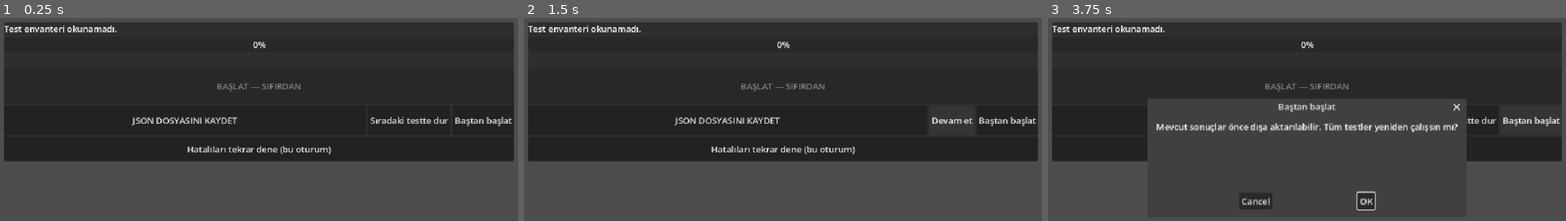
Above: before the commit, frames 1-3 (left to right).
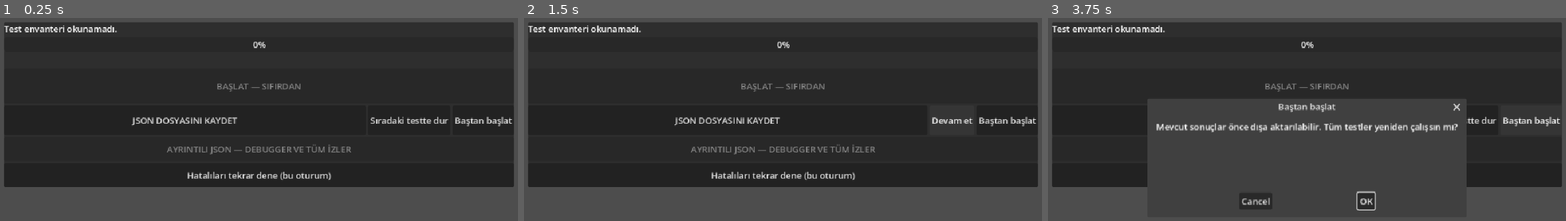
Above: after the commit, the same moments.

Repository: mehmetdem2005/FareOyunu
Game: Godot game, scene res://main.tscn
The game is run twice, just before and just after one commit, with the same random seed, the same clock (stepped at 60 frames per second) and the same inputs.
Inputs:
- Up to frame 1 (0.25 s): no input
- Up to frame 2 (1.5 s): click "JSON DOSYASINI KAYDET" at 0.5 s; click "Sıradaki testte dur" at 1.25 s
- Up to frame 3 (3.75 s): click "JSON DOSYASINI KAYDET" at 2 s; click "Devam et" at 2.75 s; click "Baştan başlat" at 3.5 s

The runs differ from the first frame. In frame 1, 13% of the frame differs, in the area x 0-100%, y 62-84%; in frame 2, 13%; in frame 3, 4.6%.

Commit message:
feat(android suite): export bounded full diagnostics and preserve retry/profile records

Diff:
--- a/tools/terraforge_android_suite/project/capture.gd
+++ b/tools/terraforge_android_suite/project/capture.gd
@@ -7,6 +7,11 @@
 var _bytes: int = 0
 var _truncated: bool = false
 var _passed: bool = false
+var _records: Array[Dictionary]=[]
+var _types: Dictionary={}
+var _record_bytes: int=0
+var _record_dropped: int=0
+var _message_dropped: int=0
 
 func begin() -> void:
     _lock.lock()
@@ -16,6 +21,11 @@
     _bytes = 0
     _truncated = false
     _passed = false
+    _records.clear()
+    _types.clear()
+    _record_bytes=0
+    _record_dropped=0
+    _message_dropped=0
     _lock.unlock()
 
 func _log_message(message: String, _error: bool) -> void:
@@ -23,25 +33,38 @@
     if _active:
         if message.strip_edges().begins_with("PASS:"):
             _passed = true
-        if _bytes + message.length() <= 8000000:
+        var bytes: int=message.to_utf8_buffer().size()
+        if _bytes + bytes <= 8000000:
             _lines.append(message)
-            _bytes += message.length()
+            _bytes += bytes
         else:
+            _message_dropped+=1
             _truncated = true
     _lock.unlock()
 
 func _log_error(function: String, file: String, line: int, code: String, rationale: String, _editor_notify: bool, error_type: int, _script_backtraces: Array[ScriptBacktrace]) -> void:
     _lock.lock()
-    if _active and error_type != 1:
-        if _errors.size() < 128:
-            _errors.append("%s:%d %s %s %s" % [file,line,function,code,rationale])
+    if _active:
+        var key: String=str(error_type)
+        _types[key]=int(_types.get(key,0))+1
+        var entry: Dictionary={"type":error_type,"function":function,"file":file,"line":line,"code":code,"rationale":rationale,"editor_notify":_editor_notify,"script_backtrace_count":_script_backtraces.size()}
+        var size: int=JSON.stringify(entry).to_utf8_buffer().size()
+        if _records.size()<512 and _record_bytes+size<=2000000:
+            _records.append(entry)
+            _record_bytes+=size
         else:
-            _truncated = true
+            _record_dropped+=1
+        # Preserve V4 pass/fail contract; warning type is retained separately.
+        if error_type!=1:
+            if _errors.size()<128:
+                _errors.append("%s:%d %s %s %s" % [file,line,function,code,rationale])
+            else:
+                _truncated=true
     _lock.unlock()
 
 func take() -> Dictionary:
     _lock.lock()
     _active = false
-    var data := {"messages": _lines.duplicate(), "errors": _errors.duplicate(), "pass_marker": _passed, "truncated": _truncated}
+    var data := {"messages": _lines.duplicate(), "errors": _errors.duplicate(), "pass_marker": _passed, "truncated": _truncated,"diagnostics":_records.duplicate(true),"error_type_counts":_types.duplicate(),"diagnostic_dropped":_record_dropped,"message_dropped":_message_dropped}
     _lock.unlock()
     return data
--- a/tools/terraforge_android_suite/project/project.godot
+++ b/tools/terraforge_android_suite/project/project.godot
@@ -1,10 +1,10 @@
 config_version=5
 [application]
-config/name="TerraForge Android Test V4 Manual"
+config/name="TerraForge Android Test V5 Diagnostics"
 run/main_scene="res://main.tscn"
 boot_splash/show_image=false
 config/use_custom_user_dir=true
-config/custom_user_dir_name="TerraForge_Android_Test_V4_Manual"
+config/custom_user_dir_name="TerraForge_Android_Test_V5_Diagnostics"
 [display]
 window/size/viewport_width=960
 window/size/viewport_height=540
--- a/tools/terraforge_android_suite/project/runner.gd
+++ b/tools/terraforge_android_suite/project/runner.gd
@@ -13,6 +13,8 @@
 var _status: Label
 var _progress: ProgressBar
 var _copy: Button
+var _full: Button
+var _export_full: bool=false
 var _export_dialog_open := false
 var _restart_requested := false
 var _retry_requested := false
@@ -62,10 +64,11 @@
     _report = {}
     _progress.max_value = _names.size()
     _progress.value = 0
-    _status.text = "TerraForge V4 • Hazır"
+    _status.text = "TerraForge V5 Diagnostics • Hazır"
     _detail.text = "0/%d | Başlat'a bas. Eski kayıtlar yüklenmez." % _names.size()
     _start.disabled = false
     _copy.disabled = true
+    _full.disabled = true
     _stop.disabled = true
     _restart.disabled = true
     _retry.disabled = true
@@ -92,6 +95,7 @@
     _starting = true
     _start.disabled = true
     _copy.disabled = true
+    _full.disabled = true
     _status.text = "Yeni test oturumu hazırlanıyor..."
     _progress.value = 0
     _detail.text = "0/%d" % _names.size()
@@ -127,7 +131,7 @@
     _run_all()
 
 func _new_report() -> Dictionary:
-    return {"schema":"TF_ANDROID_SUITE_1","build_commit":_in …(666 unchanged characters)… rofiles":[],"profile_interruptions":[],"active_test":"","active_profile":"","sta …(249 unchanged characters)…
+    return {"schema":"TF_ANDROID_SUITE_1","build_commit":_in …(666 unchanged characters)… rofiles":[],"profile_interruptions":[],"diagnostic_scopes":[],"active_test":"","active_profile":"","sta …(249 unchanged characters)…
 
 func _save() -> void:
     if _run_dir.is_empty() or _report.is_empty():
@@ -157,7 +161,7 @@
     var v := VBoxContainer.new()
     panel.add_child(v)
     _status = Label.new()
-    _status.text = "TerraForge V4 • manuel başlangıç"
+    _status.text = "TerraForge V5 Diagnostics • manuel başlangıç"
     _status.autowrap_mode = TextServer.AUTOWRAP_WORD_SMART
     v.add_child(_status)
     _progress = ProgressBar.new()
@@ -180,6 +184,12 @@
     _copy.size_flags_horizontal=Control.SIZE_EXPAND_FILL
     row.add_child(_copy)
     _copy.pressed.connect(_export_json)
+    _full = Button.new()
+    _full.text="AYRINTILI JSON — DEBUGGER VE TÜM İZLER"
+    _full.custom_minimum_size.y=44
+    _full.disabled=true
+    v.add_child(_full)
+    _full.pressed.connect(func(): _export_json(true))
     _stop = Button.new()
     _stop.text="Sıradaki testte dur"
     _stop.custom_minimum_size.y=54
@@ -196,15 +206,16 @@
     v.add_child(_retry)
     _retry.pressed.connect(_request_retry)
 
-func _export_json() -> void:
-    if _report.is_empty() or _export_dialog_open:
-        return
+func _export_json(full:bool=false) -> void:
+    if _report.is_empty() or _export_dialog_open or (full and _busy):
+        return
+    _export_full=full
     _save()
-    var filename: String = "TerraForge_Android_" + Time.get_datetime_string_from_system().replace(":","-") + ".json"
+    var filename: String = ("TerraForge_Diagnostics_" if full else "TerraForge_Android_") + Time.get_datetime_string_from_system().replace(":","-") + ".json"
     var downloads: String = OS.get_system_dir(OS.SYSTEM_DIR_DOWNLOADS)
     var target: String = downloads.path_join(filename) if not downloads.is_empty() else ""
     # Direct Download write where the Android editor already has access.
-    if not target.is_empty() and _write_export(target):
+    if not target.is_empty() and _write_export(target,full):
         return
     # Android scoped storage: request just one destination through the native SAF picker.
     _export_dialog_open=true
@@ -213,15 +224,68 @@
         _export_dialog_open=false
         _detail.text="Download yazılamadı; Godot dosya erişimini kontrol et. İç kayıt korundu."
 
+## Stream each bounded detail separately rather than materializing the entire suite.
+## Missing, corrupt or oversized detail is reported, never silently omitted.
+func _write_diagnostics(path:String) -> bool:
+    var file:=FileAccess.open(path,FileAccess.WRITE)
+    if file==null:
+        return false
+    file.store_string('{"schema":"TF_ANDROID_DIAGNOSTICS_1","summary":'+JSON.stringify(_report)+',"details":[')
+    var entries:Array=[]
+    for group in ["tests","previous_attempts","diagnostic_scopes"]:
+        for item in _report.get(group,[]):
+            entries.append({"group":group,"item":item})
+    var missing:int=0
+    var emitted:int=0
+    for entry in entries:
+        var item:Dictionary=entry["item"]
+        var source:String=str(item.get("details",""))
+        var detail:Variant=null
+        var issue:String=""
+        if not source.begins_with(_run_dir.path_join("details")+"/") or not bool(item.get("detail_saved",false)):
+            issue="detail not saved"
+        else:
+            var input:=FileAccess.open(source,FileAccess.READ)
+            if input==null:
+                issue="detail missing"
+            elif input.get_length()>33554432:
+                input.close()
+                issue="detail exceeds 32 MiB export bound"
+            else:
+                var parser:=JSON.new()
+                var status:Error=parser.parse(input.get_as_text())
+                input.close()
+                if status==OK and parser.data is Dictionary:
+                    detail=parser.data
+                else:
+                    issue="detail invalid JSON"
+        if not issue.is_empty():
+            missing+=1
+        if emitted>0:
+            file.store_string(",")
+        file.store_string(JSON.stringify({"group":entry["group"],"name":item.get("name",""),"source":source.get_file(),"issue":issue,"data":detail}))
+        emitted+=1
+    file.store_string('],"detail_count":'+str(emitted)+',"missing_detail_count":'+str(missing)+'}')
+    file.flush()
+    var status:Error=file.get_error()
+    file.close()
+    if status!=OK:
+        return false
+    _export_path=path
+    _detail.text="Ayrıntılı JSON kaydedildi: "+path.get_file()+" | eksik ayrıntı: "+str(missing)
+    return true
+
 func _export_selected(ok: bool, paths: PackedStringArray, _filter: int) -> void:
     _export_dialog_open=false
     if not ok or paths.is_empty():
         _detail.text="Kaydetme iptal edildi; test kayıtları korundu."
         return
-    if not _write_export(paths[0]):
+    if not _write_export(paths[0],_export_full):
         _detail.text="Dosya yazılamadı. Android dosya seçicisinde Download seçip tekrar dene."
 
-func _write_export(path: String) -> bool:
+func _write_export(path: String,full:bool=false) -> bool:
+    if full:
+        return _write_diagnostics(path)
     var file := FileAccess.open(path,FileAccess.WRITE)
     if file == null:
         return false
@@ -298,6 +362,7 @@
     _detail.text = "%d/%d | PASS %d | FAIL %d | Kesildi %d | Profil %d" % [_report["tests"].size(),_names.size(),counts.get("pass",0),counts.get("fail",0),counts.get("interrupted",0),_report["profiles"].size()]
     _start.disabled = _busy or _starting
     _copy.disabled = _report.is_empty()
+    _full.disabled = _busy or _starting or _report.is_empty()
     _stop.disabled = not _busy
     _restart.disabled = _starting
     _retry.disabled = _report.is_empty() or _starting
@@ -389,6 +454,16 @@
         for t in _report["tests"]:
             if t["status"]!="pass":
                 failures+=1
+        if _smoke:
+            var destination:String=_run_dir.path_join("diagnostics_smoke.json")
+            if not _write_diagnostics(destination):
+                failures+=1
+            else:
+                var exported:Variant=JSON.parse_string(FileAccess.get_file_as_string(destination))
+                if not exported is Dictionary or exported.get("detail_count",-1)!=_names.size() or exported.get("missing_detail_count",-1)!=0:
+                    failures+=1
+                else:
+                    print("ANDROID_DIAGNOSTICS_EXPORT_VERIFIED")
         print("ANDROID_SUITE_COMPLETE ",JSON.stringify({"tests":_report["tests"].size(),"failures":failures}))
         get_tree().quit(1 if failures>0 or _report["tests"].size()!=_names.size() else 0)
 
@@ -460,11 +535,14 @@
     _sample_memory()
     var capture: Dictionary = _log.take()
     var unexpected: Array = []
+    var expected: Array = []
     for err in capture["errors"]:
         var e: String=str(err)
         if name in ["test_live_layers","test_layer_integrity"] and e.contains("TerraForge: Layer file missing/corrupt, terrain locked:"):
+            expected.append(e)
             continue
         if name=="test_data_safety" and e.contains("TerraForge: Height data is missing or unreadable."):
+            expected.append(e)
             continue
         unexpected.append(e)
     var traces: Array = []
@@ -491,24 +569,38 @@
                     if m.has(key):
                         c[key+"_p95"]=m[key].get("p95_upper_ms")
                 compact.append(c)
-    var detail_path: String=_run_dir.path_join("details").path_join(name+".json")
-    var file := FileAccess.open(detail_path,FileAccess.WRITE)
-    if file != null:
-        file.store_string(JSON.stringify({"capture":capture,"traces":traces,"exit_code":exit_code}))
-        file.flush()
-        file.close()
+    var detail_path: String=_run_dir.path_join("details").path_join("%s_%d.json" % [name,_seq])
+    var detail_saved: bool=_store_detail(detail_path,{"capture":capture,"traces":traces,"exit_code":exit_code,"expected_errors":expected,"unexpected_errors":unexpected})
     var success: bool=exit_code==0 and bool(capture["pass_marker"]) and unexpected.is_empty() and not bool(capture["truncated"])
-    var result := {"name":name,"status":"pass" if success el …(103 unchanged characters)… arker"],"unexpected_errors":unexpected,"capture_truncated":capture["truncated"], …(175 unchanged characters)…
+    var result := {"name":name,"status":"pass" if success el …(103 unchanged characters)… arker"],"unexpected_errors":unexpected,"expected_errors":expected,"error_type_counts":capture["error_type_counts"],"diagnostic_dropped":capture["diagnostic_dropped"],"message_dropped":capture["message_dropped"],"detail_saved":detail_saved,"capture_truncated":capture["truncated"], …(175 unchanged characters)…
     _clean_case_files(before)
     return result
+
+func _store_detail(path:String,data:Dictionary) -> bool:
+    var file:=FileAccess.open(path,FileAccess.WRITE)
+    if file==null:
+        return false
+    file.store_string(JSON.stringify(data))
+    file.flush()
+    var status:Error=file.get_error()
+    file.close()
+    return status==OK
+
+func _finish_scope(scope:String) -> void:
+    var captured:Dictionary=_log.take()
+    var path:String=_run_dir.path_join("details").path_join("scope_%s_%d.json" % [scope,_seq])
+    var saved:bool=_store_detail(path,{"capture":captured,"scope":scope})
+    _report["diagnostic_scopes"].append({"name":scope,"details":path,"detail_saved":saved,"error_type_counts":captured["error_type_counts"],"unexpected_errors":captured["errors"],"diagnostic_dropped":captured["diagnostic_dropped"],"message_dropped":captured["message_dropped"],"capture_truncated":captured["truncated"]})
 
 func _run_profiles() -> void:
     # Independent visible camera/terrain rendering, same fixture and AB-style order.
     _phase="profiles"
     var before := _user_entries()
+    _log.begin()
     var profile_script: Resource = load(PROFILE_PATH)
     if not profile_script is GDScript or not profile_script.can_instantiate():
         _report["profile_interruptions"].append("profile script unavailable")
+        _finish_scope("fixture")
         return
     var p = profile_script.new()
     p.duration_seconds=20.0
@@ -527,8 +619,10 @@
     if p._fixture!=null or p._path.text.is_empty():
         _report["profile_interruptions"].append("fixture failed or timeout")
         p.free()
+        _finish_scope("fixture")
         _clean_case_files(before)
         return
+    _finish_scope("fixture")
     for child in p.get_children():
         if child is CanvasLayer:
             child.visible=false
@@ -542,12 +636,15 @@
         _report["active_profile"]=str(i+1)
         _save()
         p.sampling_strategy=order[i]
+        var previous_reports:int=p._reports.size()
+        _log.begin()
         p._begin(true)
         var deadline:=Time.get_ticks_msec()+90000
         while p._running and Time.get_ticks_msec()<deadline:
             await get_tree().process_frame
-        if p._running or p._reports.is_empty():
-            _report["profile_interruptions"].append("profile timeout "+str(i+1))
+        _finish_scope("profile_"+str(i+1))
+        if p._running or p._reports.size()<=previous_reports:
+            _report["profile_interruptions"].append("profile timeout or no new report "+str(i+1))
             break
         var data: Dictionary=p._reports.back().duplicate(true)
         data["sequence_index"]=i+1
@@ -558,5 +655,8 @@
         await get_tree().create_timer(1.0).timeout
         if _restart_requested or _retry_requested:
             break
+    _log.begin()
     p.free()
+    await get_tree().process_frame
+    _finish_scope("profile_teardown")
     _clean_case_files(before)
